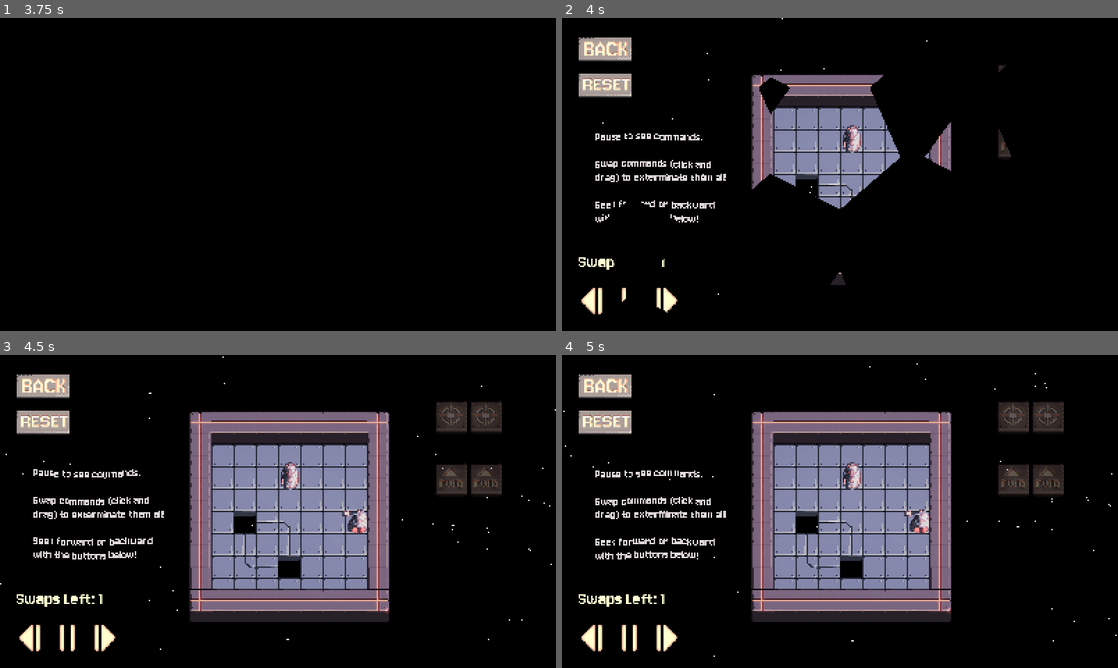
Above: before the commit, frames 1-4 (two rows, left to right).
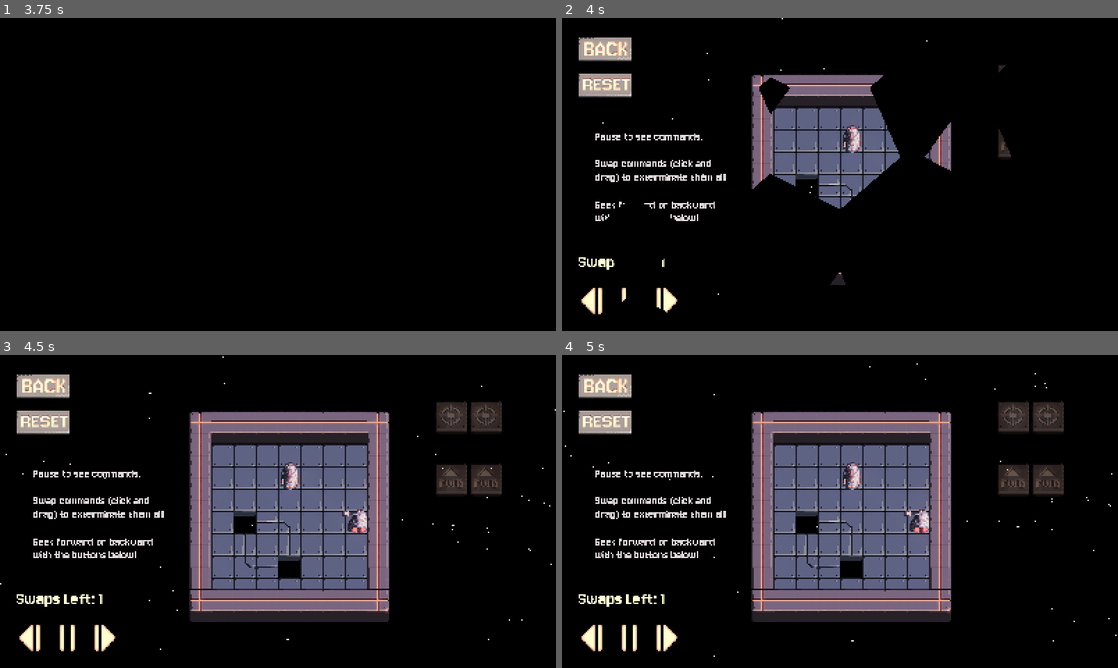
Above: after the commit, the same moments.

Repository: eevx/mind-swap
Game: Godot game, scene res://Levels/main_menu.tscn
Two runs of this game, one before a commit and one after it. Both use one fixed random seed, a clock stepped at 60 frames per second and the inputs below. Sound files missing from this copy of the repository are replaced by a short silence.
Inputs (mouse positions are in pixels of both pictures, inside the frame that each line leads up to):
- Up to frame 1 (3.75 s): click "START" at 0.5 s; click "START" at 1.25 s; tap Enter at 2 s; move the mouse to (400, 158) at 2.02 s; hold Right (forward) 2.03-2.75 s; hold R (r) 2.03-2.75 s; click (400, 158) at 2.17 s; click "1" at 2.75 s; click "2" at 3.5 s
- Up to frame 2 (4 s): no input
- Up to frame 3 (4.5 s): drag from (450, 480) to (483, 417) at 4.27 s
- Up to frame 4 (5 s): no input

Frame 1 is identical in both runs. In frame 2, 5.1% of the frame differs, in the area x 6-66%, y 28-66%; in frame 3, 12%, in the area x 6-66%, y 28-75%; in frame 4, 11%.

Commit message:
beat boxing

Diff:
--- a/CharacterActions/command_module_clickable.gd
+++ b/CharacterActions/command_module_clickable.gd
@@ -41,7 +41,9 @@
 	if _currently_indicated:
 		var flash_tween = create_tween()
 		flash_tween.tween_property(self, "modulate", Color(2, 2, 2), 0.1)
-		flash_tween.tween_property(self, "modulate", Color(1, 1, 1), 0.1)
+		flash_tween.set_parallel(true).tween_property(self, "scale", Vector2.ONE * 1.1, 0.1)
+		flash_tween.set_parallel(false).tween_property(self, "modulate", Color(1, 1, 1), 0.1)
+		flash_tween.set_parallel(true).tween_property(self, "scale", Vector2.ONE, 0.1)
 
 func set_indicator():
 	if not indicator_sprite:
--- a/CharacterActions/command_visualizer.tscn
+++ b/CharacterActions/command_visualizer.tscn
@@ -4,7 +4,7 @@
 [ext_resource type="PackedScene" uid="uid://c3qd4m6h3svux" path="res://CharacterActions/command_module_clickable.tscn" id="2_sb6m3"]
 
 [sub_resource type="Curve" id="Curve_sb6m3"]
-_data = [Vector2(0, 0.20291972), 0.0, 0.0, 0, 0, Vector2(1, 1), 0.0, 0.0, 0, 0]
+_data = [Vector2(0, 0.20291972), 0.0, 0.0, 0, 0, Vector2(1, 0.23370326), 0.0, 0.0, 0, 0]
 point_count = 2
 
 [node name="CommandVisualizer" type="Node2D" node_paths=PackedStringArray("line")]
--- a/GameObjectsAndData/BaseEnemy.gd
+++ b/GameObjectsAndData/BaseEnemy.gd
@@ -8,6 +8,16 @@
 @export var indicator : Node2D
 
 var animation_tween : Tween
+
+func _ready():
+	super()
+	MusicManager.beat.connect(_on_beat)
+
+func _on_beat():
+	scale = Vector2.ONE * 1.1
+	var tween = create_tween()
+	tween.tween_property(self, "scale", Vector2.ONE, GlobalVariables.ANIMATION_TIME_STEP)
+
 
 func _process(_delta: float) -> void:
 	set_indicator()
--- a/Levels/level_d1.tscn
+++ b/Levels/level_d1.tscn
@@ -19,10 +19,21 @@
 current_dir = Vector2i(0, 1)
 metadata/_custom_type_script = "uid://bah1h38kcvyvw"
 
-[sub_resource type="LabelSettings" id="LabelSettings_wnc21"]
-line_spacing = -7.385
-font = ExtResource("5_6xcu2")
-font_size = 40
+[sub_resource type="GDScript" id="GDScript_6xcu2"]
+resource_name = "pulse_label"
+script/source = "extends RichTextLabel
+
+var _init_position : Vector2
+
+func _ready():
+	_init_position = position
+	MusicManager.beat.connect(_on_beat)
+
+func _on_beat():
+	position = _init_position + Vector2.UP * 5.
+	var tween = create_tween()
+	tween.tween_property(self, \"position\", _init_position, GlobalVariables.ANIMATION_TIME_STEP)
+"
 
 [node name="level_d1" type="Node2D"]
 y_sort_enabled = true
@@ -46,20 +57,6 @@
 position = Vector2(32, -96)
 EnemyData = SubResource("Resource_lic31")
 
-[node name="Label" type="Label" parent="."]
-visible = false
-offset_left = -720.0
-offset_top = -155.0
-offset_right = -313.0
-offset_bottom = 155.0
-text = "Pause to see commands.
-
-Swap commands to make them all disappear!
-
-Seek forward or backward with the buttons below!"
-label_settings = SubResource("LabelSettings_wnc21")
-autowrap_mode = 2
-
 [node name="Label2" type="RichTextLabel" parent="."]
 offset_left = -704.0
 offset_top = -128.0
@@ -68,10 +65,11 @@
 theme_override_fonts/normal_font = ExtResource("5_6xcu2")
 theme_override_font_sizes/normal_font_size = 36
 bbcode_enabled = true
-text = "[wave]Pause to see commands.
+text = "Pause to see commands.
 
 Swap commands (click and drag) to exterminate them all!
 
 Seek forward or backward with the buttons below!"
 scroll_active = false
 autowrap_mode = 2
+script = SubResource("GDScript_6xcu2")
--- a/grid/grid_tile_map.gd
+++ b/grid/grid_tile_map.gd
@@ -9,7 +9,7 @@
 const MIN_DIST := 0.5        # tiles (closest clamp)
 const MAX_DIST := 3.0        # tiles (farthest clamp)
 const MAX_INCREASE := 0.6    # max brightness increase (e.g. 0.6 => up to 1.6x)
-const BEAT_DECAY := 1.0      # how quickly beat_strength decays (higher => faster)
+const BEAT_DECAY := 2.0      # how quickly beat_strength decays (higher => faster)
 const NOTIFY_EPS := 0.005    # small epsilon to avoid excessive notify calls
 
 func _ready():
@@ -81,10 +81,11 @@
 
 	var checker_multiplier = 1.0 if checker_effect else 0.6
 
-	var brightness : float = 1.0 + MAX_INCREASE * combined * checker_multiplier
+	var brightness : float = 0.8 + MAX_INCREASE * combined * checker_multiplier
 	brightness = max(0.0, brightness)
 
 	tile_data.modulate = Color(brightness, brightness, brightness, 1.0)
+	tile_data.texture_origin = Vector2.ZERO + Vector2.UP * (beat_strength * 2.)
 
 func flash_tiles_on_beat():
 	_update_enemy_positions()
